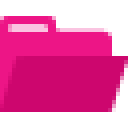
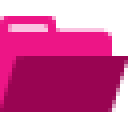
Before/after of a w=128, h=128 layered artwork. What changed in the layer stack:
added group "solid" with 3 layers over box(0, 56, 128, 112)
moved "Layer 3" (2nd of 2, in "solid") into group "solid", painted on it over box(88, 56, 128, 112)
moved "Layer 2" (2nd of 2, in "solid") into group "solid", painted on it over box(0, 56, 128, 112)
moved "Layer 1" (2nd of 2, in "solid") into group "solid" over box(0, 56, 128, 112)
